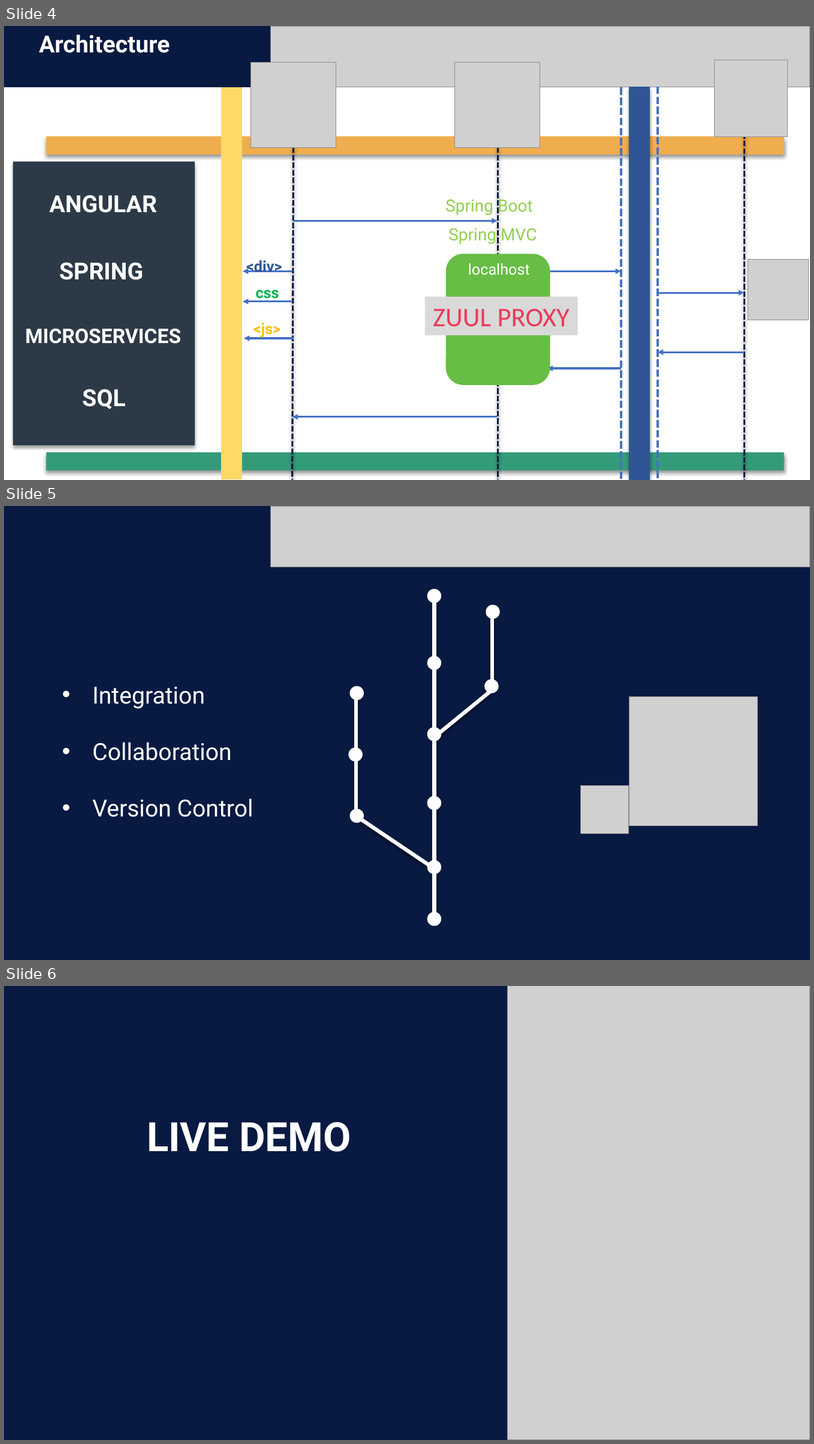
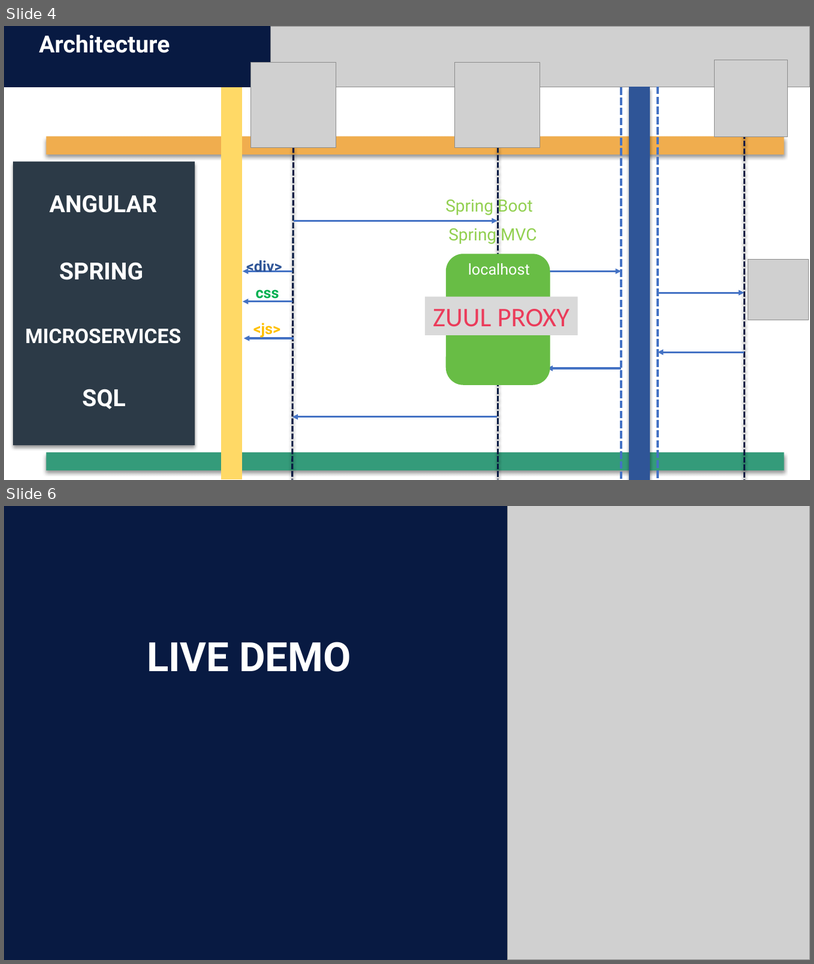
Before and after one commit to rajputaditya/ProjectManagement, a slide deck: MajorProject.pptx. Shown one above the other, each under a label of ours: slides 4, 5 and 6 before the commit, slides 4 and 6 after it; the slides between them are not shown. The pictures are 814x1444 and 814x964 pixels, drawn with LibreOffice and Linux fonts; fonts in the diff are those of the drawing; grey boxes stand for pictures. Boxes give left, top, right and bottom in pixels: in the first picture for what was removed or moved away, otherwise in the second. Text is boxed around its words. In the diff, an @@ line names an element or a change of style, - is before the commit and + after.

```diff
--- a/MajorProject.pptx
+++ b/MajorProject.pptx
@@ slide 5 removed at (4,506,810,960), background #081A42 @@
@@ rectangle removed at (4,506,271,567) @@
@@ picture removed at (271,506,810,567) @@
@@ ellipse removed at (428,589,441,603) @@
@@ line removed from (435, 591) to (435, 920) @@
@@ ellipse removed at (487,605,500,619) @@
@@ line removed from (493, 690) to (493, 609) @@
@@ ellipse removed at (428,656,441,669) @@
@@ ellipse removed at (486,679,499,693) @@
@@ text removed at (92,686,254,817) @@
-• Integration
-• Collaboration
-• Version Control
@@ ellipse removed at (351,686,364,700) @@
@@ line removed from (357, 814) to (357, 690) @@
@@ line removed from (435, 737) to (493, 690) @@
@@ picture removed at (630,697,758,825) @@
@@ ellipse removed at (428,727,441,741) @@
@@ ellipse removed at (350,748,363,761) @@
@@ picture removed at (581,786,629,833) @@
@@ ellipse removed at (351,809,364,822) @@
@@ ellipse removed at (428,796,441,810) @@
@@ line removed from (435, 868) to (356, 816) @@
@@ ellipse removed at (428,861,441,874) @@
@@ ellipse removed at (428,912,441,925) @@
```
Also in this commit, not shown: 1 slide added.
